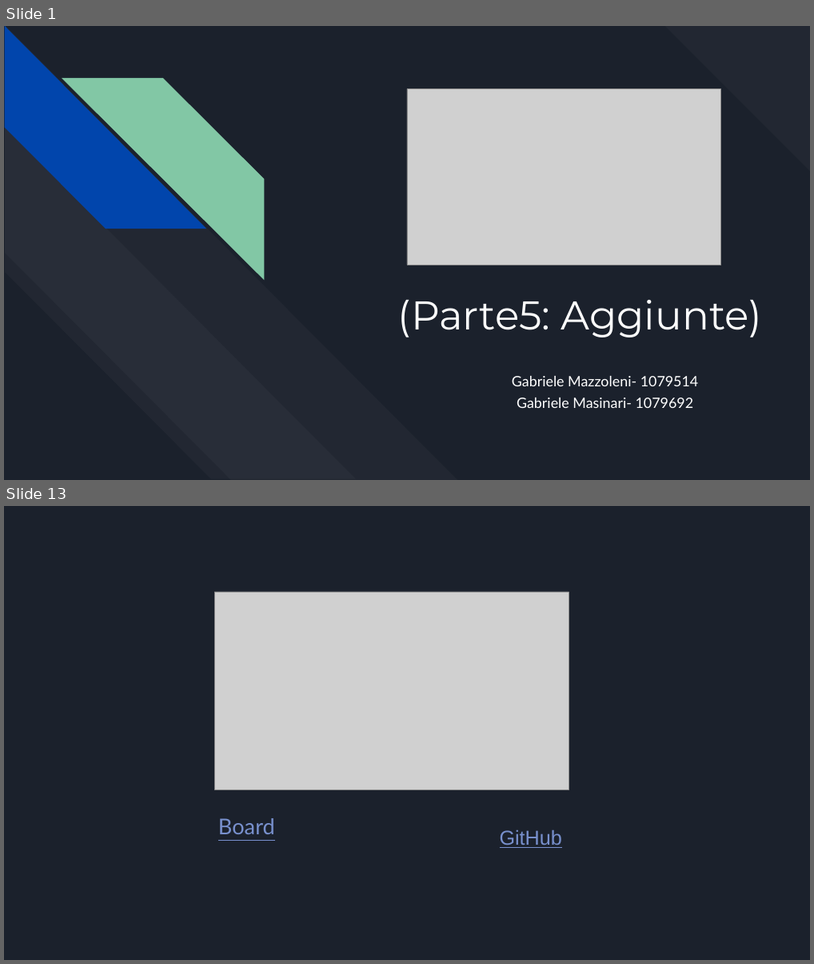
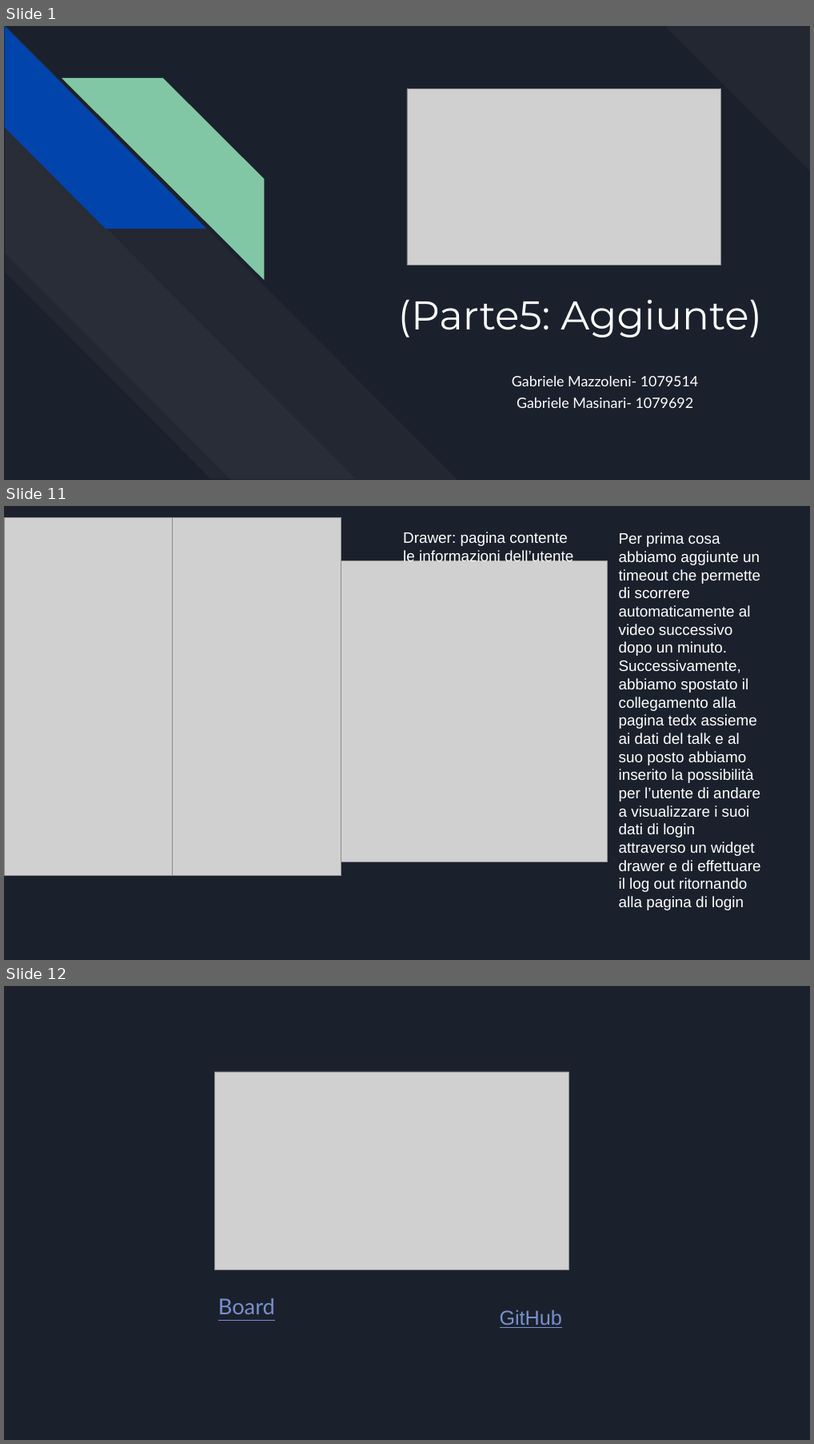
Before and after one commit to Gabriele-Mazzoleni/Progetti_Tec_Cloud_Mobile_2024, a slide deck: Parte 5/Presentazione TedxTok(parte 5).pptx. Shown one above the other, each under a label of ours: slides 1 and 13 before the commit, slides 1, 11 and 12 after it; the slides between them are not shown. The pictures are 814x964 and 814x1444 pixels, drawn with LibreOffice and Linux fonts; fonts in the diff are those of the drawing; grey boxes stand for pictures. Boxes give left, top, right and bottom in pixels: in the first picture for what was removed or moved away, otherwise in the second. Text is boxed around its words. In the diff, an @@ line names an element or a change of style, - is before the commit and + after.

```diff
--- a/Parte 5/Presentazione TedxTok(parte 5).pptx
+++ b/Parte 5/Presentazione TedxTok(parte 5).pptx
@@ slide 11 added at box(4, 506, 810, 960), background #1B212C @@
@@ picture added at box(4, 517, 173, 875) @@
@@ picture added at box(173, 517, 342, 875) @@
@@ diag stripe added at box(4, 540, 75, 612), fill #0145AC @@
@@ text added at box(403, 532, 574, 564), 18 pt, text #FFFFFF @@
+Drawer: pagina contente le informazioni dell’utente
@@ text added at box(619, 532, 762, 910), 18 pt, text #FFFFFF @@
+Per prima cosa abbiamo aggiunte un timeout che permette di scorrere automaticamente al video successivo dopo un minuto.
+Successivamente, abbiamo spostato il collegamento alla pagina tedx assieme ai dati del talk e al suo posto abbiamo inserito la possibilità per l’utente di andare a visualizzare i suoi dati di login attraverso un widget drawer e di effettuare il log out ritornando alla pagina di login
@@ picture added at box(342, 560, 608, 861) @@
@@ what was slide 13 is now slide 12 @@
```
Also in this commit, not shown: 3 slides changed, 6 other slides added, 8 slides removed.
